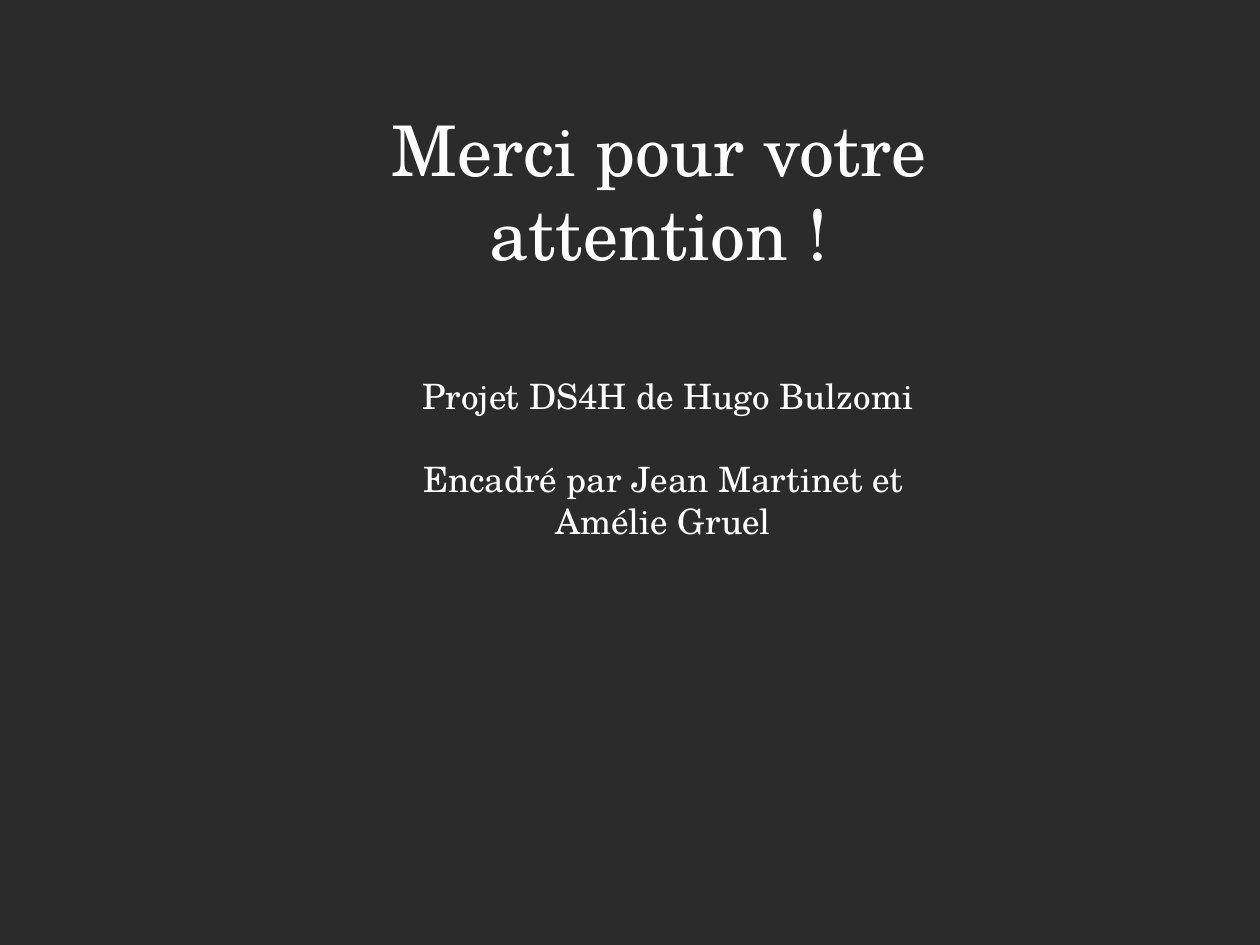
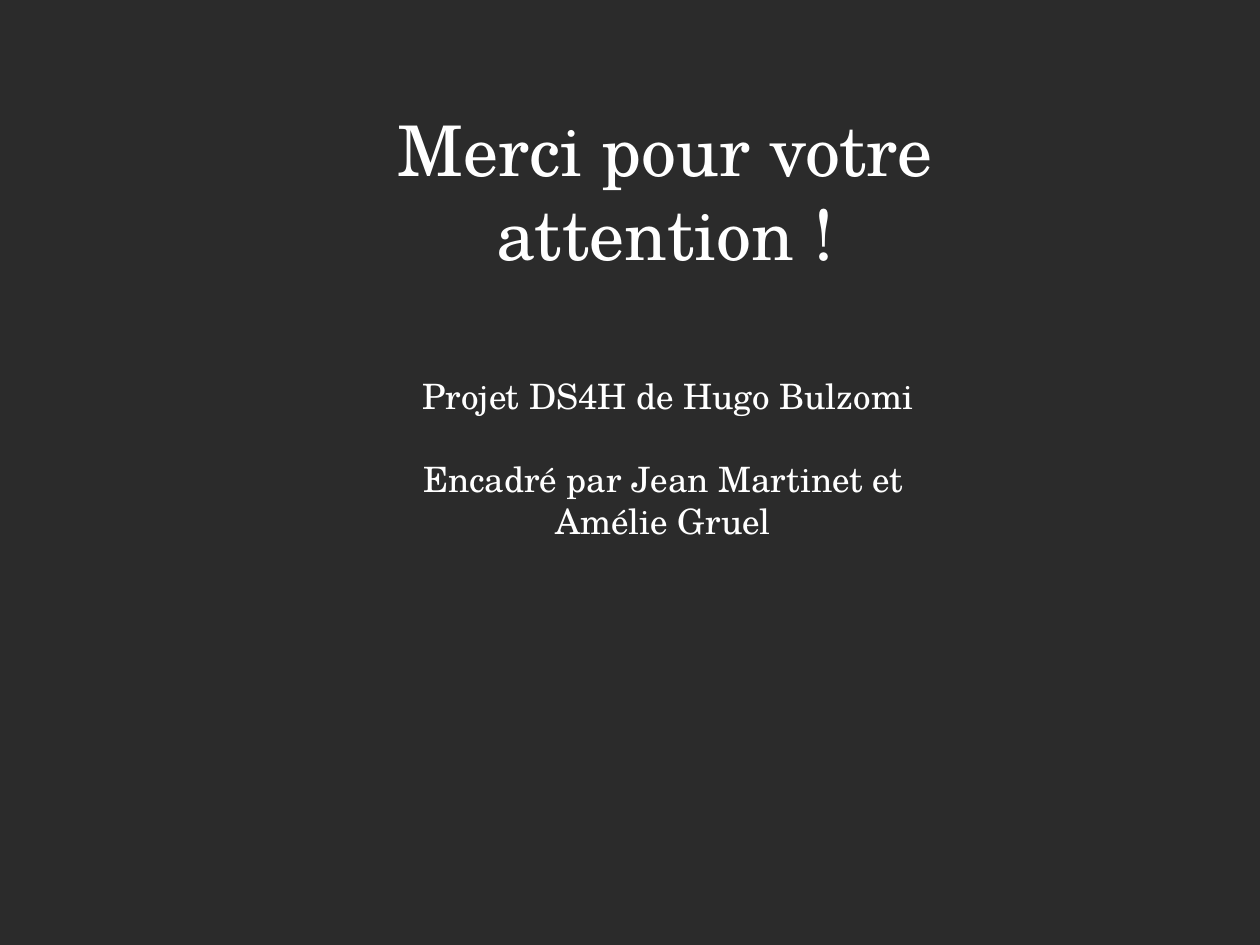
Before and after one commit to HugoBulzomi/SNN_Delay_Learning, a slide deck: slide 11 of DS4H_presentation.odp. Drawn at 1260x945 pixels with LibreOffice and Linux fonts; fonts in the diff are those of the drawing; background and template pictures are left out; a plain dark background stands for a picture behind light text. Boxes give left, top, right and bottom in pixels: in the first picture for what was removed or moved away, otherwise in the second. Text is boxed around its words. In the diff, an @@ line names an element or a change of style, - is before the commit and + after.

```diff
--- a/DS4H_presentation.odp
+++ b/DS4H_presentation.odp
@@ title "Merci pour votre attention !" moved from (x1=391, y1=125, x2=927, y2=261) to (x1=398, y1=125, x2=933, y2=261) @@
```
Also in this commit, not shown: 4 other slides changed, 1 slide added, 1 slide removed, 1 other file.
